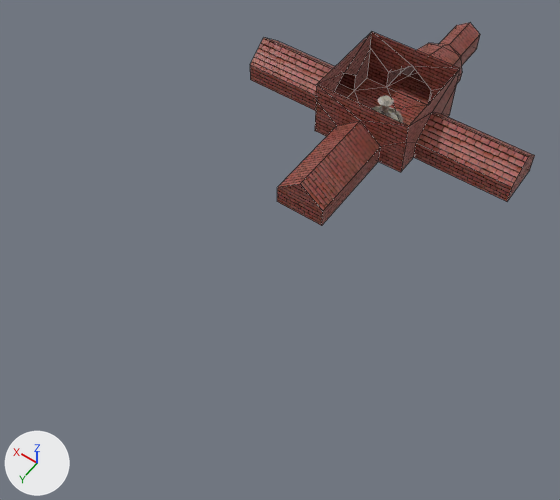
The OBJ model resources/assets/models/map.obj: old version first, new version second.
Rendered twice from a 50 mm lens placed at (-26.3, 70.2, 56.5), pointed at (-0.4, 33.9, -0.6). Every picture has the same lights, and +X, +Y and +Z are marked at lower left. Mesh edges are drawn as thin lines on the coarser meshes. Where no turn or scale is listed for an object, it has been applied to the vertices.

Objects in the first picture: 'Map'.
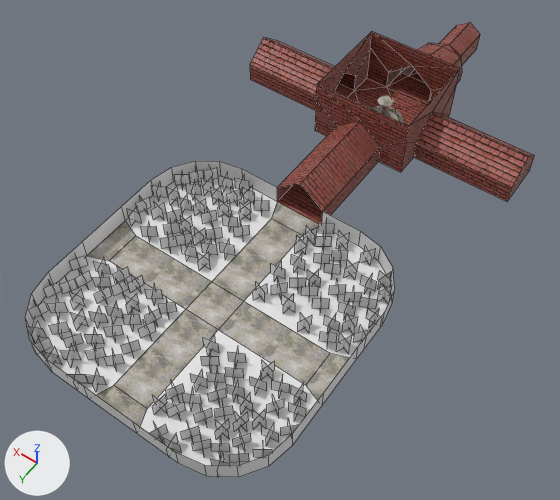
Commit message: Update map in preparation for transparency

Changed parts and their boxes (x1, y1, x2, y2) in the pictures (560 x 500 px):
'Map.001', added: after (25, 161, 394, 477)
    faces in mat_grass (its picture is missing): (25, 161, 394, 477)
    faces in mat_stone: (87, 202, 349, 426)
'Map', reshaped: before (250, 23, 535, 226); after (250, 23, 535, 224)
'Bushes', added: after (28, 167, 392, 477)
part 1 of me_map, deleted: before (277, 184, 323, 226)

What changed in the scene script:
```text
Add mat_grass:
    mat_grass = principled_material('Grass')
    mat_grass.base_color = (0.8, 0.8, 0.8)  # white #e7e7e7
Add mat_bush:
    mat_bush = principled_material('Bush')
    mat_bush.base_color = (0.8, 0.8, 0.8)  # white #e7e7e7
Change me_map:
    used by ob_map; location = (0.0, 0.0, 0.0)
    verts and faces of me_map; kept vertices keep their numbers, new ones are numbered from 82
    before: 69 (-3.0, 31.0, 2.0) at pixel (321, 225), 70 (2.0, 31.0, 2.0) at pixel (277, 201), 72 (2.0, 31.0, 4.0) at pixel (277, 187), 73 (-0.5, 31.0, 6.0) at pixel (300, 183), 75 (-3.0, 31.0, 4.0) at pixel (322, 211)
    remove me_map.from_pydata(...)  # 82 vertices, 86 faces; spans x -15.5..14.5, y -3.0..31.0, z 0.0..8.0
    add me_map.from_pydata(...)  # 82 vertices, 85 faces; spans x -15.5..14.5, y -3.0..31.0, z 0.0..8.0
    me_map part 1
    add delete_faces([(69, 70, 72, 73, 75)])
Add me_map_001:
    me_map_001.from_pydata(...)  # 68 vertices, 40 faces; spans x -13.0..12.0, y 31.0..56.0, z 2.0..4.0
    # faces by material slot: [31, 9]
    me_map_001.materials.append(mat_grass)  # its picture is missing
    me_map_001.materials.append(mat_stone)
Add me_bushes:
    me_bushes.from_pydata(...)  # 1104 vertices, 276 faces; spans x -13.0..12.1, y 30.9..56.0, z 2.0..3.4
    me_bushes.materials.append(mat_bush)  # its picture is missing
Add ob_map_001:
    ob_map_001 = bpy.data.objects.new('Map.001', me_map_001)
    ob_map_001.location = (0.0, 0.0, 0.0)
Add ob_bushes:
    ob_bushes = bpy.data.objects.new('Bushes', me_bushes)
    ob_bushes.location = (0.0, 0.0, 0.0)
```
